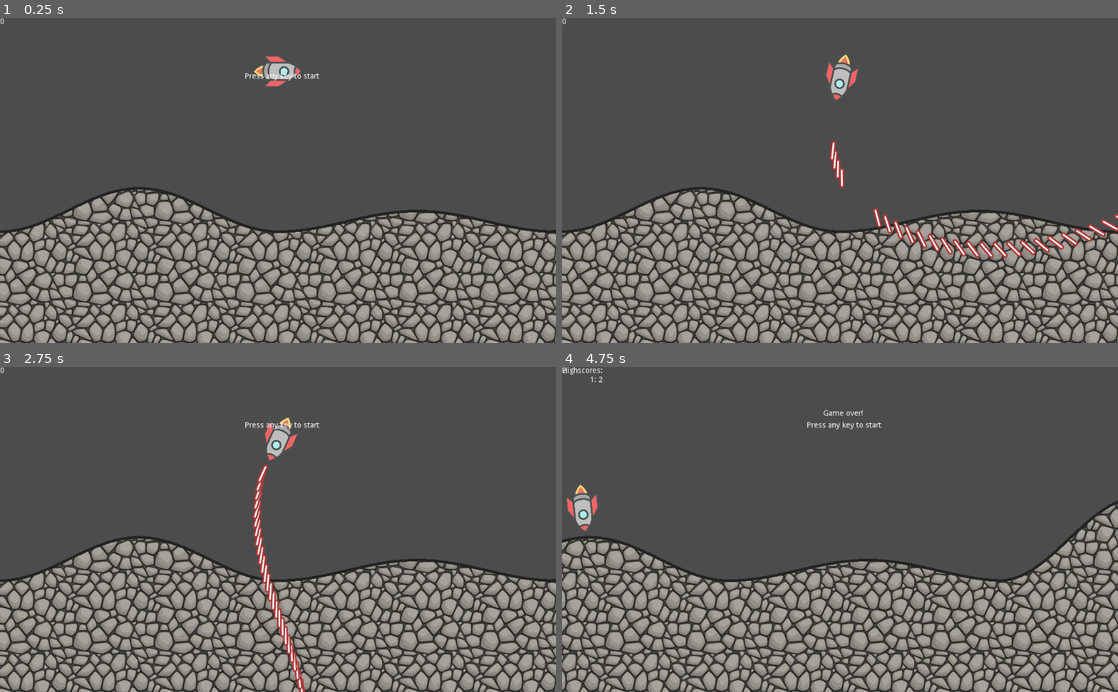
Above: before the commit, frames 1-4 (two rows, left to right).
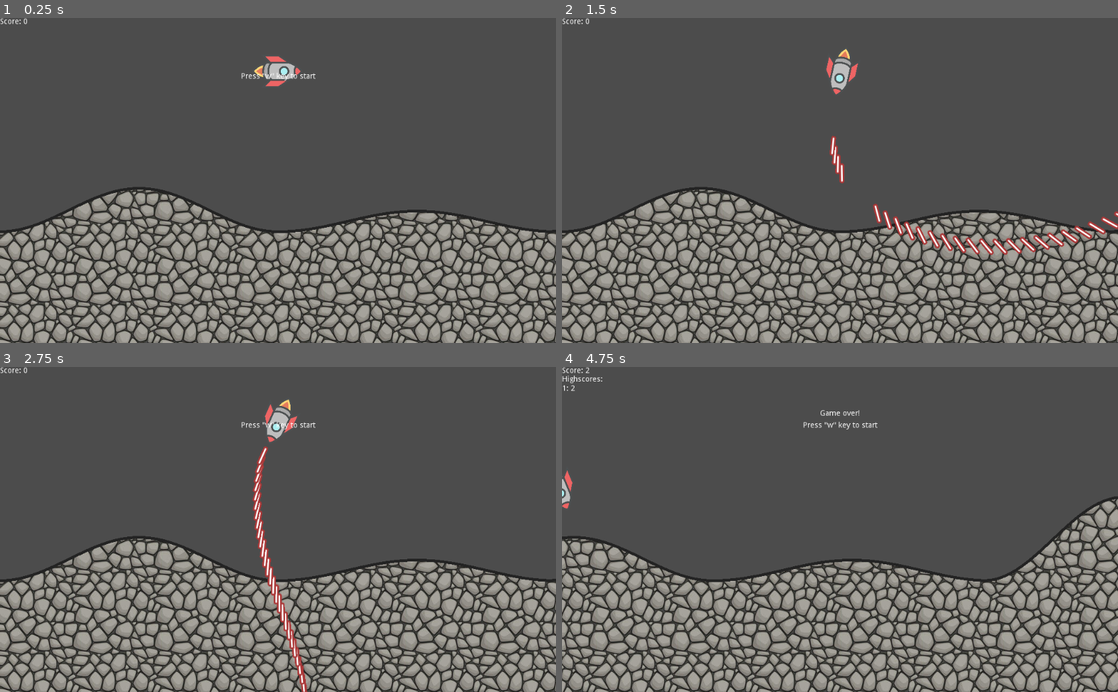
Above: after the commit, the same moments.

Repository: marcmos/space-shooter
Game: Godot game, scene res://Game.tscn
The game is run twice, just before and just after one commit, with the same random seed, the same clock (stepped at 60 frames per second) and the same inputs.
Inputs:
- Up to frame 1 (0.25 s): no input
- Up to frame 2 (1.5 s): tap Enter at 0.5 s; hold D (right) 0.53-1.28 s; hold Space (shoot) 0.53-1.28 s; hold A (left) from 1.28 s (still down); tap Space (shoot) at 1.35 s
- Up to frame 3 (2.75 s): tap Enter at 2 s; release A (left) at 2.03 s; hold D (right) from 2.03 s (still down); hold Space (shoot) from 2.03 s (still down)
- Up to frame 4 (4.75 s): tap Enter at 2.75 s; release D (right) at 2.78 s; release Space (shoot) at 2.78 s; hold W (up) 2.78-3.53 s; tap Space (shoot) at 2.85, 4.35 s; hold Space (shoot) 3.53-4.28 s; hold A (left) from 3.53 s (still down)

The runs differ from the first frame. In frame 1, 0.2% of the frame differs, in the area x 0-58%, y 0-21%; in frame 2, 2.1%; in frame 3, 2.1%; in frame 4, 26%, in the area x 0-100%, y 0-100%.

Commit message:
Set HUD position relative to screen size

Diff:
--- a/Game.gd
+++ b/Game.gd
@@ -20,12 +20,12 @@
 	new_level.connect("game_started", $HUD, "_on_Level_game_started")
 	return new_level
 
-func _process(delta):
+func _process(_delta):
 	if level == null:
 		level = instance_level()
 		add_child(level)
 
-	$HUD/Score.text = str(level.score())
+	$HUD/Score.text = "Score: " + str(level.score())
 
 	if is_game_over() and (not restart_cooldown) and Input.is_action_pressed("up"):
 		level.queue_free()
--- a/Game.tscn
+++ b/Game.tscn
@@ -16,19 +16,24 @@
 text = "Score: 0"
 
 [node name="Label" type="Label" parent="HUD"]
-margin_left = 450.639
+anchor_right = 0.27
 margin_top = 100.701
-margin_right = 587.639
+margin_right = -139.48
 margin_bottom = 114.701
-text = "Press any key to start"
+text = "Press \"w\" key to start"
+align = 1
+valign = 1
 
 [node name="BlinkTimer" type="Timer" parent="HUD/Label"]
 autostart = true
 
 [node name="Highscore" type="Label" parent="HUD"]
+visible = false
 anchor_right = 0.33
-margin_right = -337.92
-align = 2
+margin_top = 16.0
+margin_right = -262.92
+margin_bottom = 30.0
+text = "Highscores:"
 valign = 1
 
 [node name="GameOver" type="Label" parent="HUD"]
@@ -38,6 +43,8 @@
 margin_right = 554.537
 margin_bottom = 93.3119
 text = "Game over!"
+align = 1
+valign = 1
 
 [node name="RestartTimer" type="Timer" parent="."]
 wait_time = 2.0
--- a/HUD.gd
+++ b/HUD.gd
@@ -1,12 +1,18 @@
 extends CanvasLayer
 
 export var highscore = []
+
+func _ready():
+	get_tree().get_root().connect("size_changed", self, "_on_resize")
+	_on_resize()
 
 func blink():
 	$Label.visible = !$Label.visible
 
 func game_over(score):
 	highscore.push_back(score)
+	highscore.sort()
+	highscore.invert()
 	$Highscore.text = "Highscores:\n";
 	for i in range(0, len(highscore)):
 		$Highscore.text += str(i + 1) + ": " + str(highscore[i]) + "\n"
@@ -17,7 +23,6 @@
 	$Label/BlinkTimer.start()
 
 func game_start():
-	print("hiding hud")
 	$Highscore.visible = false
 	$GameOver.visible = false
 	$Label/BlinkTimer.stop()
@@ -28,3 +33,10 @@
 
 func _on_Level_game_over(score):
 	game_over(score)
+
+func set_x_centered(node):
+	node.rect_position.x = get_viewport().size.x / 2 - node.rect_size.x / 2
+
+func _on_resize():
+	set_x_centered($Label)
+	set_x_centered($GameOver)
--- a/Level.gd
+++ b/Level.gd
@@ -58,6 +58,7 @@
 	if not game_started and Input.is_action_pressed("up"):
 		game_started = true
 		emit_signal("game_started")
+		$Player.gravity_scale = 0.1
 
 func _on_Player_body_entered(body):
 	game_over_condition()
--- a/Level.tscn
+++ b/Level.tscn
@@ -25,8 +25,9 @@
 texture_mode = -1082211219
 
 [node name="Player" type="RigidBody2D" parent="."]
+editor/display_folded = true
 rotation = -1.5708
-gravity_scale = 0.1
+gravity_scale = 0.0
 contacts_reported = 1
 contact_monitor = true
 script = ExtResource( 4 )
--- a/project.godot
+++ b/project.godot
@@ -17,7 +17,6 @@
 
 config/name="Space shooter"
 run/main_scene="res://Game.tscn"
-config/icon="res://icon.png"
 
 [input]
 
